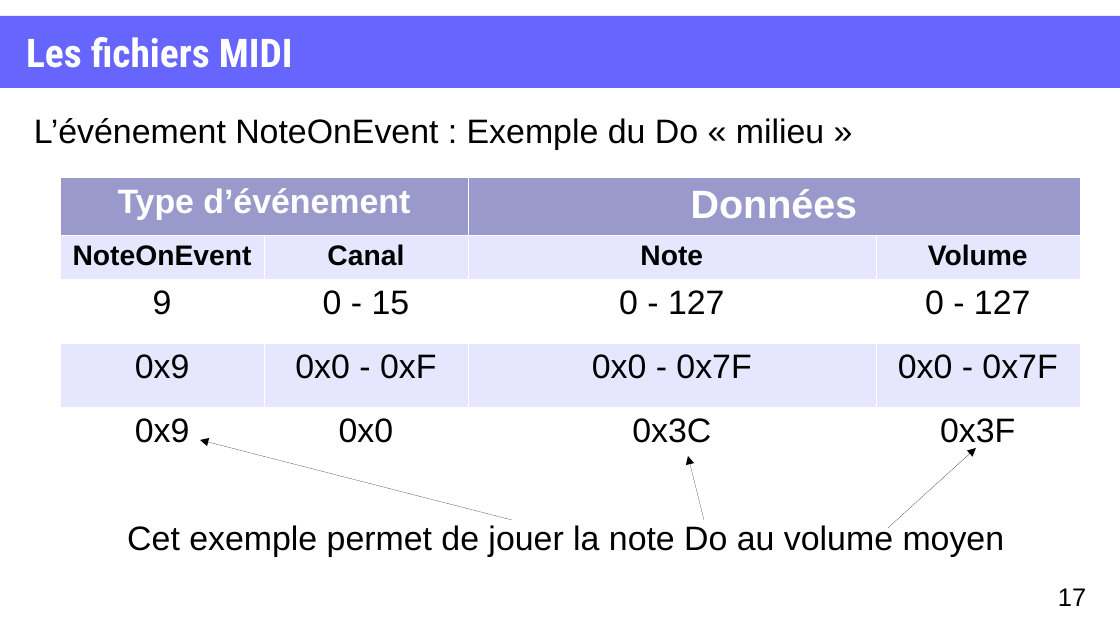
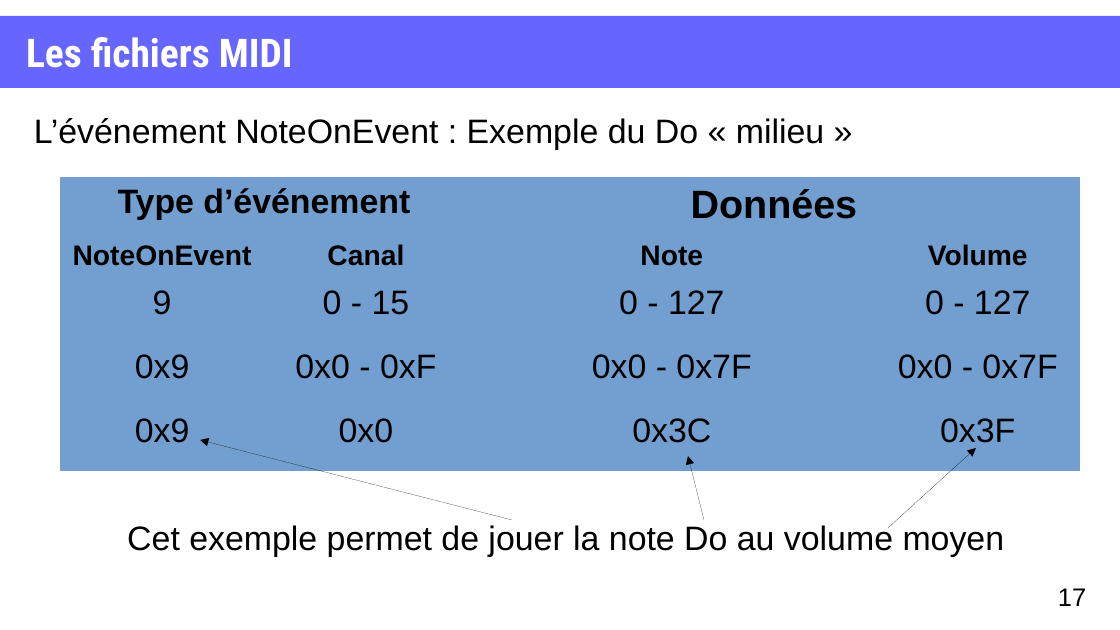
Before and after one commit to XgLsuLzRMy/Composition-Musicale-par-Reseau-de-Neurones, a slide deck: slide 17 of projet.odp. Drawn at 1120x630 pixels with LibreOffice and Linux fonts; fonts in the diff are those of the drawing. Boxes give left, top, right and bottom in pixels: in the first picture for what was removed or moved away, otherwise in the second. Text is boxed around its words. In the diff, an @@ line names an element or a change of style, - is before the commit and + after.

```diff
--- a/projet.odp
+++ b/projet.odp
@@ table at <box>60,178,1080,469</box> @@
@@ fill #9999CC to #729FCF in 2 cells @@
@@ fill #E6E6FF to #729FCF in 8 cells @@
@@ fill #FFFFFF to #729FCF in 8 cells @@
@@ text colour #FFFFFF to #000000 in "Type d’événement", "Données" @@
@@ borders changed @@
```
Also in this commit, not shown: 4 other slides changed, 7 slides added.
